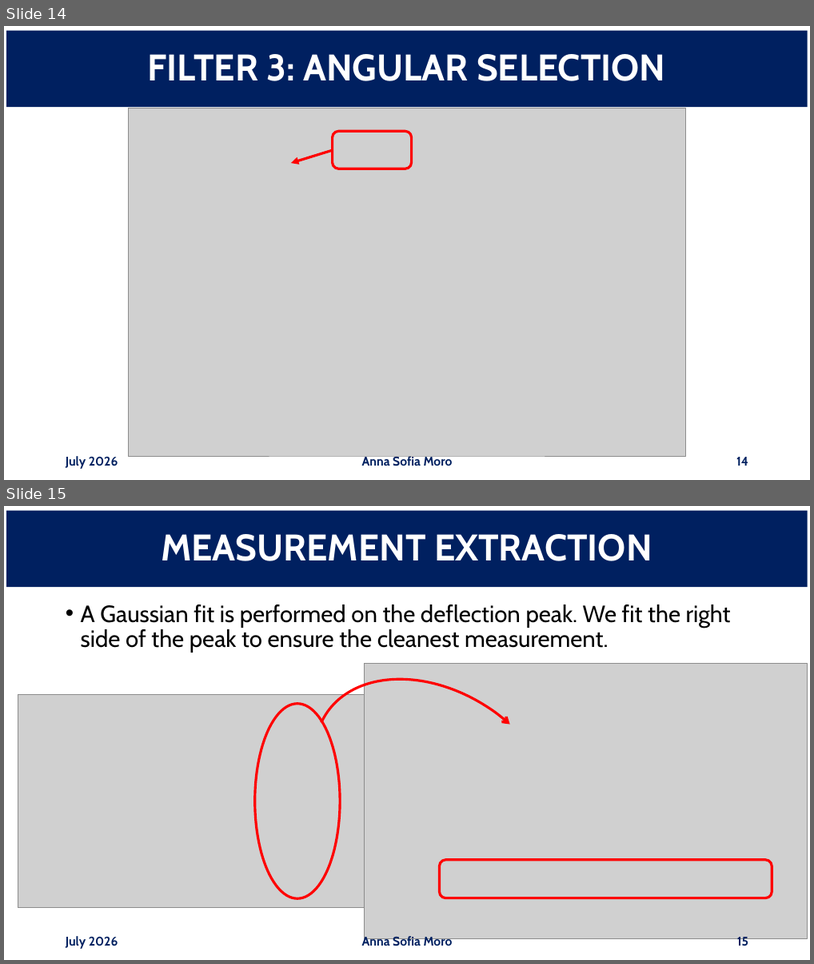
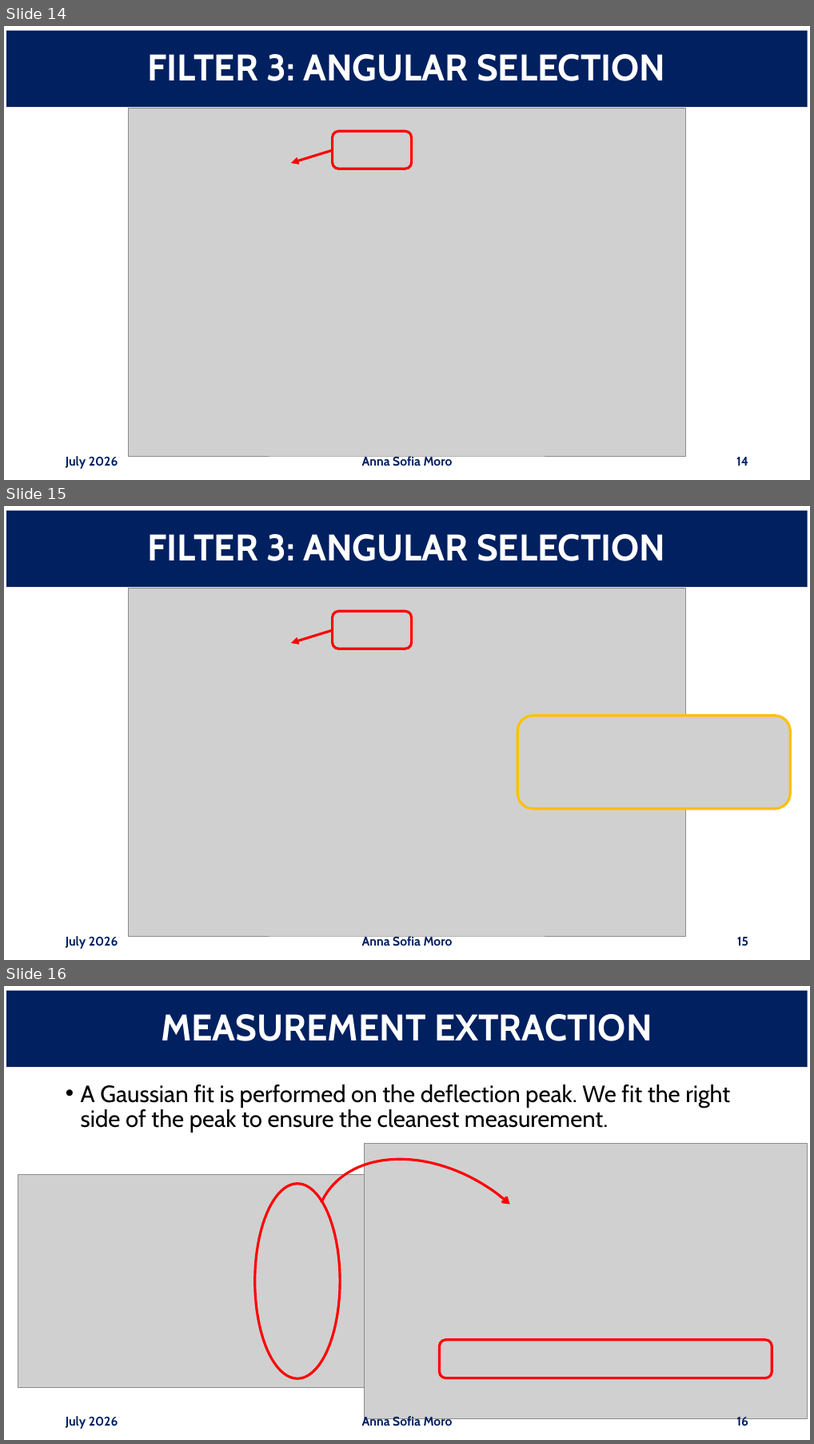
Before and after one commit to annaasofia/tesi, a slide deck: slides/week2.pptx. Shown one above the other, each under a label of ours: slides 14 and 15 before the commit, slides 14, 15 and 16 after it. The pictures are 814x964 and 814x1444 pixels, drawn with LibreOffice and Linux fonts; fonts in the diff are those of the drawing; grey boxes stand for pictures. Boxes give left, top, right and bottom in pixels: in the first picture for what was removed or moved away, otherwise in the second. Text is boxed around its words. In the diff, an @@ line names an element or a change of style, - is before the commit and + after.

Commit message:
day9

```diff
--- a/slides/week2.pptx
+++ b/slides/week2.pptx
@@ slide 15 added at (x1=4, y1=506, x2=810, y2=960), background #FFFFFF @@
@@ title added at (x1=6, y1=511, x2=808, y2=587), fill #002060, 44 pt, text #FFFFFF, bold @@
+FILTER 3: ANGULAR SELECTION
@@ picture added at (x1=129, y1=588, x2=686, y2=936) @@
@@ picture added at (x1=333, y1=612, x2=412, y2=648) @@
@@ arrow added from (333, 630) to (291, 643), #FF0000 3 pt @@
@@ picture added at (x1=518, y1=716, x2=791, y2=808) @@
@@ text added at (x1=66, y1=936, x2=118, y2=948), 15 pt, text #002060, bold @@
+July 2026
@@ text added at (x1=362, y1=936, x2=453, y2=948), 15 pt, text #002060, bold @@
+Anna Sofia Moro
@@ page number added at (x1=738, y1=936, x2=749, y2=945), 15 pt, text #002060, bold @@
+15
@@ what was slide 15 is now slide 16 @@
@@ page number at (x1=737, y1=1416, x2=749, y2=1428): text changed @@
-15
+16
```
